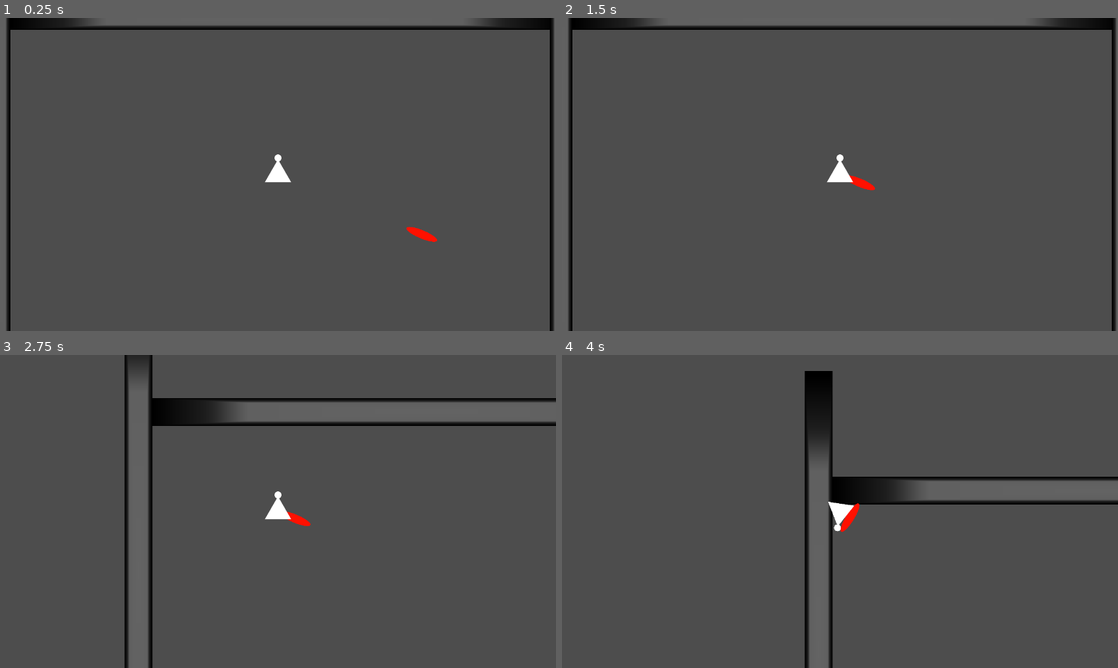
Above: before the commit, frames 1-4 (two rows, left to right).
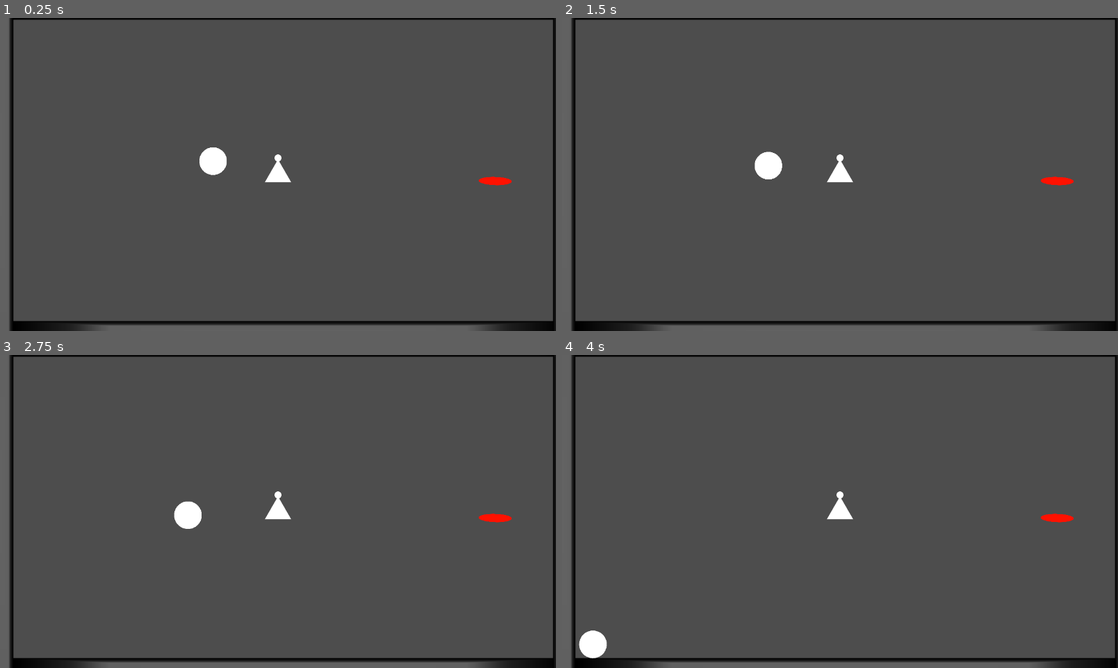
Above: after the commit, the same moments.

Repository: failstream/gameoff-2025
Game: Godot game, scene res://_testing/test.tscn
The game is run twice, just before and just after one commit, with the same random seed, the same clock (stepped at 60 frames per second) and the same inputs. The project has no main scene, so this scene is started directly.
Inputs:
- Up to frame 1 (0.25 s): no input
- Up to frame 2 (1.5 s): hold D (Right) 0.53-1.28 s; tap Space (fire) at 0.6, 1.35 s; hold A (Left) from 1.28 s (still down)
- Up to frame 3 (2.75 s): release A (Left) at 2.03 s; hold D (Right) from 2.03 s (still down); tap Space (fire) at 2.1 s
- Up to frame 4 (4 s): release D (Right) at 2.78 s; hold W (Thrust) 2.78-3.53 s; tap Space (fire) at 2.85, 3.6 s; hold A (Left) from 3.53 s (still down)

The runs differ from the first frame. In frame 1, 6.4% of the frame differs, in the area x 1-100%, y 0-100%; in frame 2, 6.4%; in frame 3, 7.7%; in frame 4, 8.2%.

Commit message:
Created charbody twinstick player. Created fixed joint node. Created gravity field node.

Diff:
--- /dev/null
+++ b/_testing/rigid_body_2d.gd
@@ -0,0 +1 @@
+extends RigidBody2D
--- a/_testing/test.tscn
+++ b/_testing/test.tscn
@@ -1,8 +1,10 @@
-[gd_scene load_steps=6 format=3 uid="uid://br5vimyra17w7"]
+[gd_scene load_steps=10 format=3 uid="uid://br5vimyra17w7"]
 
-[ext_resource type="PackedScene" uid="uid://bpoth00xbewpr" path="res://gameplay/player/twinstick_player.tscn" id="1_j2t48"]
 [ext_resource type="PackedScene" uid="uid://blydrapybogfr" path="res://gameplay/enemies/HomingMissile.tscn" id="3_c3qh6"]
+[ext_resource type="PackedScene" uid="uid://cuw8ewwa5ryb7" path="res://gameplay/player/charbody_twinstick/charbody_twinstick.tscn" id="3_gubp4"]
 [ext_resource type="PackedScene" uid="uid://dk7f1td0uq31i" path="res://gameplay/obstacles/wall.tscn" id="3_otovr"]
+[ext_resource type="Script" uid="uid://qqc3a6do8tvc" path="res://nodes/gravity_field.gd" id="4_c3qh6"]
+[ext_resource type="Texture2D" uid="uid://b3lvnfn2d167k" path="res://graphics/basic-shapes/Circle.png" id="4_gubp4"]
 
 [sub_resource type="Gradient" id="Gradient_j2t48"]
 
@@ -14,6 +16,12 @@
 fill_from = Vector2(0.4906542, 0.5399792)
 fill_to = Vector2(0.8224299, 0.20768432)
 repeat = 1
+
+[sub_resource type="CircleShape2D" id="CircleShape2D_gubp4"]
+radius = 200.0
+
+[sub_resource type="CircleShape2D" id="CircleShape2D_8lha0"]
+radius = 32.0
 
 [node name="Test" type="Node2D"]
 
@@ -45,11 +53,38 @@
 rotation = 1.5707964
 scale = Vector2(20, 1)
 
+[node name="CharbodyTwinstick" parent="." instance=ExtResource("3_gubp4")]
+position = Vector2(618, 367)
+
+[node name="GravityField" type="Area2D" parent="."]
+position = Vector2(317, 439)
+collision_layer = 0
+collision_mask = 5
+monitorable = false
+gravity_space_override = 1
+gravity_point = true
+gravity_point_unit_distance = 100.0
+gravity_point_center = Vector2(0, 0)
+gravity_direction = Vector2(0, 0)
+gravity = 60.0
+script = ExtResource("4_c3qh6")
+metadata/_custom_type_script = "uid://qqc3a6do8tvc"
+
+[node name="CollisionShape2D" type="CollisionShape2D" parent="GravityField"]
+shape = SubResource("CircleShape2D_gubp4")
+debug_color = Color(0, 1, 0.25490198, 0.41960785)
+
+[node name="RigidBody2D" type="RigidBody2D" parent="."]
+position = Vector2(469, 336)
+collision_layer = 4
+collision_mask = 19
+
+[node name="Sprite2D" type="Sprite2D" parent="RigidBody2D"]
+scale = Vector2(0.5, 0.5)
+texture = ExtResource("4_gubp4")
+
+[node name="CollisionShape2D" type="CollisionShape2D" parent="RigidBody2D"]
+shape = SubResource("CircleShape2D_8lha0")
+
 [node name="HomingMissile" parent="." instance=ExtResource("3_c3qh6")]
-position = Vector2(964, 485)
-
-[node name="TwinstickPlayer" parent="." instance=ExtResource("1_j2t48")]
-position = Vector2(625, 344)
-gravity_scale = 1.0
-
-[node name="Camera2D2" type="Camera2D" parent="TwinstickPlayer"]
+position = Vector2(1118, 382)
--- a/gameplay/enemies/HomingMissile.tscn
+++ b/gameplay/enemies/HomingMissile.tscn
@@ -11,6 +11,8 @@
 collision_layer = 4
 collision_mask = 19
 script = ExtResource("1_xcb1n")
+thrust_speed = 0.0
+rotation_speed = 0.0
 
 [node name="Sprite2D" type="Sprite2D" parent="."]
 modulate = Color(1, 0.06666667, 0, 1)
--- a/gameplay/enemies/homing_missile.gd
+++ b/gameplay/enemies/homing_missile.gd
@@ -6,8 +6,7 @@
 @export var rotation_speed: float = 5000.0
 
 
-var player: RigidBody2D
-var mouse_position: Vector2 = Vector2.ZERO
+var player: PhysicsBody2D
 
 
 func _ready() -> void:
@@ -30,6 +29,9 @@
 func _get_point_in_front_of_player() -> Vector2:
   var point: Vector2
   var distance: float = player.get_global_position().distance_to(global_position)
-  point = player.get_global_position() + player.get_linear_velocity().normalized() * distance / 2
+  if player is RigidBody2D:
+    point = player.get_global_position() + player.get_linear_velocity().normalized() * distance / 2
+  else:
+    point = player.get_global_position() + player.get_velocity().normalized() * distance / 2
 
   return point
--- /dev/null
+++ b/gameplay/player/charbody_twinstick/charbody_twinstick.gd
@@ -0,0 +1,54 @@
+extends CharacterBody2D
+
+@onready var tractor_area: GravityField = $TractorArea
+@onready var tractor_collision: CollisionPolygon2D = $TractorArea/TractorCollision
+@onready var cone_sprite: Sprite2D = $TractorArea/ConeSprite
+
+@export var thrust_force: float = 350.0
+
+var gravity_cone_enabled: bool = false
+
+var gravity_fields: Array[GravityField] = []
+
+func _enter_tree() -> void:
+  Game.player = self
+
+
+func _physics_process(delta: float) -> void:
+
+  var left_stick: Vector2 = Input.get_vector("Lstick_left", "Lstick_right", "Lstick_up", "Lstick_down")
+  var right_stick: Vector2 = Input.get_vector("Rstick_left", "Rstick_right", "Rstick_up", "Rstick_down")
+
+  if right_stick.is_zero_approx():
+    disable_cone()
+  else:
+    tractor_area.set_global_rotation(right_stick.angle_to(Vector2.UP) * -1)
+    if not gravity_cone_enabled:
+      enable_cone()
+
+  if not left_stick.is_zero_approx():
+    move_player(left_stick)
+  else:
+    velocity = velocity.move_toward(Vector2.ZERO, delta * 500.0)
+
+  for field in gravity_fields:
+    velocity += field.get_body_gravity(self)
+
+  move_and_slide()
+
+func move_player(stick_input: Vector2) -> void:
+  set_rotation(stick_input.angle_to(Vector2.UP) * -1)
+  var facing: Vector2 = Vector2.UP.rotated(self.get_global_rotation()).normalized()
+  velocity = facing * thrust_force
+
+func disable_cone() -> void:
+  tractor_area._gravity_active = false
+  tractor_collision.set_disabled(true)
+  cone_sprite.set_visible(false)
+  gravity_cone_enabled = false
+
+func enable_cone() -> void:
+  tractor_area._gravity_active = true
+  tractor_collision.set_disabled(false)
+  cone_sprite.set_visible(true)
+  gravity_cone_enabled = true
--- /dev/null
+++ b/gameplay/player/charbody_twinstick/charbody_twinstick.tscn
@@ -0,0 +1,48 @@
+[gd_scene load_steps=6 format=3 uid="uid://cuw8ewwa5ryb7"]
+
+[ext_resource type="Texture2D" uid="uid://d0rpiw8wuhg3l" path="res://graphics/basic-shapes/Triangle_Regular.png" id="1_5xa52"]
+[ext_resource type="Script" uid="uid://dolps6ruw1cj4" path="res://gameplay/player/charbody_twinstick/charbody_twinstick.gd" id="1_jfmwf"]
+[ext_resource type="Texture2D" uid="uid://b3lvnfn2d167k" path="res://graphics/basic-shapes/Circle.png" id="2_jfmwf"]
+[ext_resource type="Script" uid="uid://qqc3a6do8tvc" path="res://nodes/gravity_field.gd" id="4_ub5b0"]
+
+[sub_resource type="CircleShape2D" id="CircleShape2D_ub5b0"]
+radius = 17.029387
+
+[node name="CharbodyTwinstick" type="CharacterBody2D"]
+collision_mask = 28
+motion_mode = 1
+script = ExtResource("1_jfmwf")
+
+[node name="Sprite2D" type="Sprite2D" parent="."]
+position = Vector2(0, -8)
+scale = Vector2(0.5, 0.5)
+texture = ExtResource("1_5xa52")
+
+[node name="Sprite2D2" type="Sprite2D" parent="."]
+position = Vector2(0, -38)
+scale = Vector2(0.125, 0.125)
+texture = ExtResource("2_jfmwf")
+
+[node name="CollisionShape2D" type="CollisionShape2D" parent="."]
+shape = SubResource("CircleShape2D_ub5b0")
+
+[node name="TractorArea" type="Area2D" parent="."]
+collision_layer = 2
+collision_mask = 4
+gravity_space_override = 1
+gravity_point = true
+script = ExtResource("4_ub5b0")
+metadata/_custom_type_script = "uid://qqc3a6do8tvc"
+
+[node name="TractorCollision" type="CollisionPolygon2D" parent="TractorArea"]
+polygon = PackedVector2Array(-1, -36, -43, -425, 45, -424)
+disabled = true
+
+[node name="ConeSprite" type="Sprite2D" parent="TractorArea"]
+modulate = Color(1, 0.019607844, 0.13333334, 0.52156866)
+position = Vector2(0, -220)
+rotation = -3.1415925
+scale = Vector2(0.75, 4)
+texture = ExtResource("1_5xa52")
+
+[node name="Camera2D" type="Camera2D" parent="."]
--- a/gameplay/player/PlayerCharacter.tscn
+++ b/gameplay/player/initial players/PlayerCharacter.tscn
@@ -1,8 +1,8 @@
 [gd_scene load_steps=6 format=3 uid="uid://c7koh5jyh2sci"]
 
-[ext_resource type="Script" uid="uid://cv2oi51ws3sqo" path="res://gameplay/player/player_character.gd" id="1_msuxg"]
+[ext_resource type="Script" uid="uid://cv2oi51ws3sqo" path="res://gameplay/player/initial players/player_character.gd" id="1_msuxg"]
 [ext_resource type="Texture2D" uid="uid://8ausemy30med" path="res://graphics/basic-shapes/Hexagon.png" id="2_aastf"]
-[ext_resource type="PackedScene" uid="uid://bw6s7smaruca1" path="res://gameplay/player/bullet.tscn" id="2_jp1yx"]
+[ext_resource type="PackedScene" uid="uid://bw6s7smaruca1" path="res://gameplay/player/initial players/bullet.tscn" id="2_jp1yx"]
 [ext_resource type="Texture2D" uid="uid://d0rpiw8wuhg3l" path="res://graphics/basic-shapes/Triangle_Regular.png" id="3_mad2v"]
 
 [sub_resource type="CircleShape2D" id="CircleShape2D_mad2v"]
--- a/gameplay/player/bullet.tscn
+++ b/gameplay/player/initial players/bullet.tscn
@@ -1,6 +1,6 @@
 [gd_scene load_steps=4 format=3 uid="uid://bw6s7smaruca1"]
 
-[ext_resource type="Script" uid="uid://c4uiflosai6in" path="res://gameplay/player/bullet.gd" id="1_yencn"]
+[ext_resource type="Script" uid="uid://c4uiflosai6in" path="res://gameplay/player/initial players/bullet.gd" id="1_yencn"]
 [ext_resource type="Texture2D" uid="uid://b3lvnfn2d167k" path="res://graphics/basic-shapes/Circle.png" id="2_yencn"]
 
 [sub_resource type="CircleShape2D" id="CircleShape2D_yencn"]
--- a/gameplay/player/twinstick_player.tscn
+++ b/gameplay/player/initial players/twinstick_player.tscn
@@ -1,6 +1,6 @@
 [gd_scene load_steps=5 format=3 uid="uid://bpoth00xbewpr"]
 
-[ext_resource type="Script" uid="uid://rkvm55j5yia8" path="res://gameplay/player/twinstick_player.gd" id="1_4fyk8"]
+[ext_resource type="Script" uid="uid://rkvm55j5yia8" path="res://gameplay/player/initial players/twinstick_player.gd" id="1_4fyk8"]
 [ext_resource type="Texture2D" uid="uid://d0rpiw8wuhg3l" path="res://graphics/basic-shapes/Triangle_Regular.png" id="1_ahtwj"]
 [ext_resource type="Texture2D" uid="uid://b3lvnfn2d167k" path="res://graphics/basic-shapes/Circle.png" id="3_kujlt"]
 
--- /dev/null
+++ b/nodes/fixed_joint.gd
@@ -0,0 +1,45 @@
+## fixed_joint.gd
+
+class_name FixedJoint
+extends PinJoint2D
+## Creates a pin joint that keeps the rotation of node b relative to node a.
+
+## sets each body's rotation relative to the other body's rotation (needs implementation, may be unnecessary)
+#@export var double_fixed: bool = false
+
+var relative_rotation: float = 0.0
+
+
+## connects [param body_a] with [param body_b] so that the rotation of [param body_b] keeps
+## its rotation relative to [param body_a] from the initial connection.
+func connect_bodies(body_a: PhysicsBody2D, body_b: PhysicsBody2D) -> void:
+
+  node_a = body_a.get_path()
+  node_b = body_b.get_path()
+
+  var angle_to_body: float = (body_a.global_position - body_b.global_position).angle()
+  relative_rotation = body_a.global_rotation - angle_to_body
+
+  body_a.connect("tree_exiting", disconnect_joint)
+  body_b.connect("tree_exiting", disconnect_joint)
+
+
+func disconnect_joint() -> void:
+
+  node_a = ""
+  node_b = ""
+
+
+func _physics_process(_delta: float) -> void:
+
+  if node_a and node_b:
+    var body_a: PhysicsBody2D = get_node(node_a)
+    var body_b: PhysicsBody2D = get_node(node_b)
+    if body_a and body_b:
+      var angle_to_body: float = (body_a.global_position - body_b.global_position).angle()
+      body_a.set_deferred("rotation", angle_to_body + relative_rotation)
+    else:
+      if not body_a:
+        node_a = ""
+      if not body_b:
+        node_b = ""
--- /dev/null
+++ b/nodes/gravity_field.gd
@@ -0,0 +1,164 @@
+## gravity_field.gd
+
+class_name GravityField
+extends Area2D
+## This area has an additional gravity resource so that it can apply its gravity properties to
+## CharacterBody2D as well as RigidBody2D. The CharacterBody2D must have a variable called
+## "gravity_fields" that is an Array[GravityField].
+
+
+## contains the gravity calculated for each body that this gravity field is affecting.
+var applied_gravity: Dictionary[CharacterBody2D, Vector2] = {}
+
+## contains a boolean for each body that determines if the gravity field is increasing the applied
+## gravity or decreasing it.
+var increasing_gravity: Dictionary[CharacterBody2D, bool] = {}
+
+## contains each valid CharacterBody2D that is within the area currently.
+var bodies_within_area: Array[CharacterBody2D] = []
+
+## used to hold the initial gravity_point_center value as an offset for the global_position for moving
+## gravity fields.
+var gravity_point_offset: Vector2 = Vector2.ZERO
+
+## custom gravity center variable for CharacterBody2D so that the default variable isn't overridden as
+## that breaks behavior with RigidBody2D for some reason.
+var custom_gravity_center: Vector2 = Vector2.ZERO
+
+## Used to calculate how fast gravity goes to zero while increasing_gravity is false. Should change
+## this to export and/or make the function customizable somehow.
+const GRAVITY_FALLOFF: float = 300.0
+
+## Determines if the gravity is active for this GravityField or not.
+var _gravity_active: bool = true:
+  set(value):
+    _gravity_active = value
+    if not _gravity_active:
+      for body in increasing_gravity.keys():
+        increasing_gravity[body] = false
+    else:
+      for body in bodies_within_area:
+        if increasing_gravity.has(body):
+          increasing_gravity[body] = true
+        else:
+          _add_body(body)
+
+
+func _ready() -> void:
+
+  connect("body_entered", _body_entered, CONNECT_PERSIST)
+  connect("body_exited", _body_exited, CONNECT_PERSIST)
+  # uses default gravity_point_center as an offset to the global_position
+  gravity_point_offset = get_gravity_point_center()
+  custom_gravity_center = global_position + gravity_point_offset
+
+
+## Connected to body_entered signal on ready
+func _body_entered(body: PhysicsBody2D) -> void:
+
+  # add to bodies_within_area if it is a valid body regardless of anything else
+  if _is_valid_body(body) and not bodies_within_area.has(body):
+    bodies_within_area.append(body)
+
+  # if this area can't add new bodies no need to continue
+  if not _gravity_active or not _is_valid_body(body):
+    return
+
+  if applied_gravity.has(body):
+    increasing_gravity[body as CharacterBody2D] = true
+  else:
+    _add_body(body)
+
+
+## connected to body_exited signal on ready
+func _body_exited(body: PhysicsBody2D) -> void:
+
+  if not _is_valid_body(body):
+    return
+
+  if bodies_within_area.has(body):
+    bodies_within_area.remove_at(bodies_within_area.find(body))
+  if applied_gravity.has(body as CharacterBody2D):
+    increasing_gravity[body as CharacterBody2D] = false
+
+
+
+func _physics_process(delta: float) -> void:
+
+  # ensure the gravity_point_center is reset in case the gravity field moved.
+  custom_gravity_center = global_position + gravity_point_offset
+  #set_gravity_point_center(global_position + gravity_point_offset)
+  for body in applied_gravity.keys():
+    if body:
+      _step_gravity(delta, body)
+      if applied_gravity[body].is_zero_approx() and not increasing_gravity[body]:
+        _remove_body(body)
+    else:
+      # body is no longer a valid instance
+      _remove_body(body)
+
+
+func _is_valid_body(body: PhysicsBody2D) -> bool:
+  return body and body is CharacterBody2D and "gravity_fields" in body
+
+
+## gets the calculated gravity for the character from [member applied_gravity].
+func get_body_gravity(body: CharacterBody2D) -> Vector2:
+
+  if not body or not applied_gravity.has(body) or not increasing_gravity.has(body):
+    return Vector2.ZERO
+  return applied_gravity[body]
+
+
+## adds this body to the gravity calculations.
+func _add_body(body: CharacterBody2D) -> void:
+  applied_gravity[body] = Vector2.ZERO
+  increasing_gravity[body] = true
+  if not body.gravity_fields.has(self):
+    body.gravity_fields.append(self)
+
+
+## immediately removes this body from all gravity calculations.
+func _remove_body(body: CharacterBody2D) -> void:
+  applied_gravity.erase(body)
+  increasing_gravity.erase(body)
+  if _is_valid_body(body):
+    body.gravity_fields.erase(self)
+
+
+## steps gravity in [member applied_gravity] for the [param body] forward one frame.
+func _step_gravity(delta: float, body: CharacterBody2D) -> void:
+
+  if gravity_point:
+    _step_gravity_point(delta, body)
+  else:
+    _step_gravity_direction(delta, body)
+
+
+## steps forward using the direction variable
+func _step_gravity_direction(delta: float, body: CharacterBody2D) -> void:
+
+  if increasing_gravity[body]:
+    applied_gravity[body] = applied_gravity[body].move_toward(gravity_direction * gravity, gravity * delta)
+  elif not increasing_gravity[body] and not applied_gravity[body].is_zero_approx():
+    _diminish_gravity(delta, body)
+
+
+## steps forward one frame using a gravity point.
+func _step_gravity_point(delta: float, body: CharacterBody2D) -> void:
+
+  var current_gravity_direction: Vector2 = body.global_position.direction_to(custom_gravity_center)
+  var distance: float = body.global_position.distance_to(custom_gravity_center)
+  var force: float = gravity
+  if gravity_point_unit_distance > 0.0 and not is_zero_approx(gravity_point_unit_distance):
+    force =  gravity / (distance / abs(gravity_point_unit_distance))
+
+  if increasing_gravity[body]:
+    applied_gravity[body] = applied_gravity[body].move_toward(current_gravity_direction * force, force * delta)
+  elif not increasing_gravity[body] and not applied_gravity[body].is_zero_approx():
+    _diminish_gravity(delta, body)
+
+
+## removes gravity from [member applied_gravity] one step.
+func _diminish_gravity(delta: float, body: CharacterBody2D) -> void:
+  applied_gravity[body] = applied_gravity[body].move_toward(Vector2.ZERO, GRAVITY_FALLOFF * delta)
--- a/singletons/game.gd
+++ b/singletons/game.gd
@@ -1,4 +1,4 @@
 extends Node
 
 
-var player: RigidBody2D
+var player: PhysicsBody2D
Not shown, added: _testing/rigid_body_2d.gd.uid
Not shown, added: gameplay/player/charbody_twinstick/charbody_twinstick.gd.uid
Renamed: gameplay/player/bullet.gd -> gameplay/player/initial players/bullet.gd
Renamed: gameplay/player/bullet.gd.uid -> gameplay/player/initial players/bullet.gd.uid
Renamed: gameplay/player/player_character.gd -> gameplay/player/initial players/player_character.gd
Renamed: gameplay/player/player_character.gd.uid -> gameplay/player/initial players/player_character.gd.uid
Renamed: gameplay/player/twinstick_player.gd -> gameplay/player/initial players/twinstick_player.gd
Renamed: gameplay/player/twinstick_player.gd.uid -> gameplay/player/initial players/twinstick_player.gd.uid
Not shown, added: nodes/fixed_joint.gd.uid
Not shown, added: nodes/gravity_field.gd.uid
